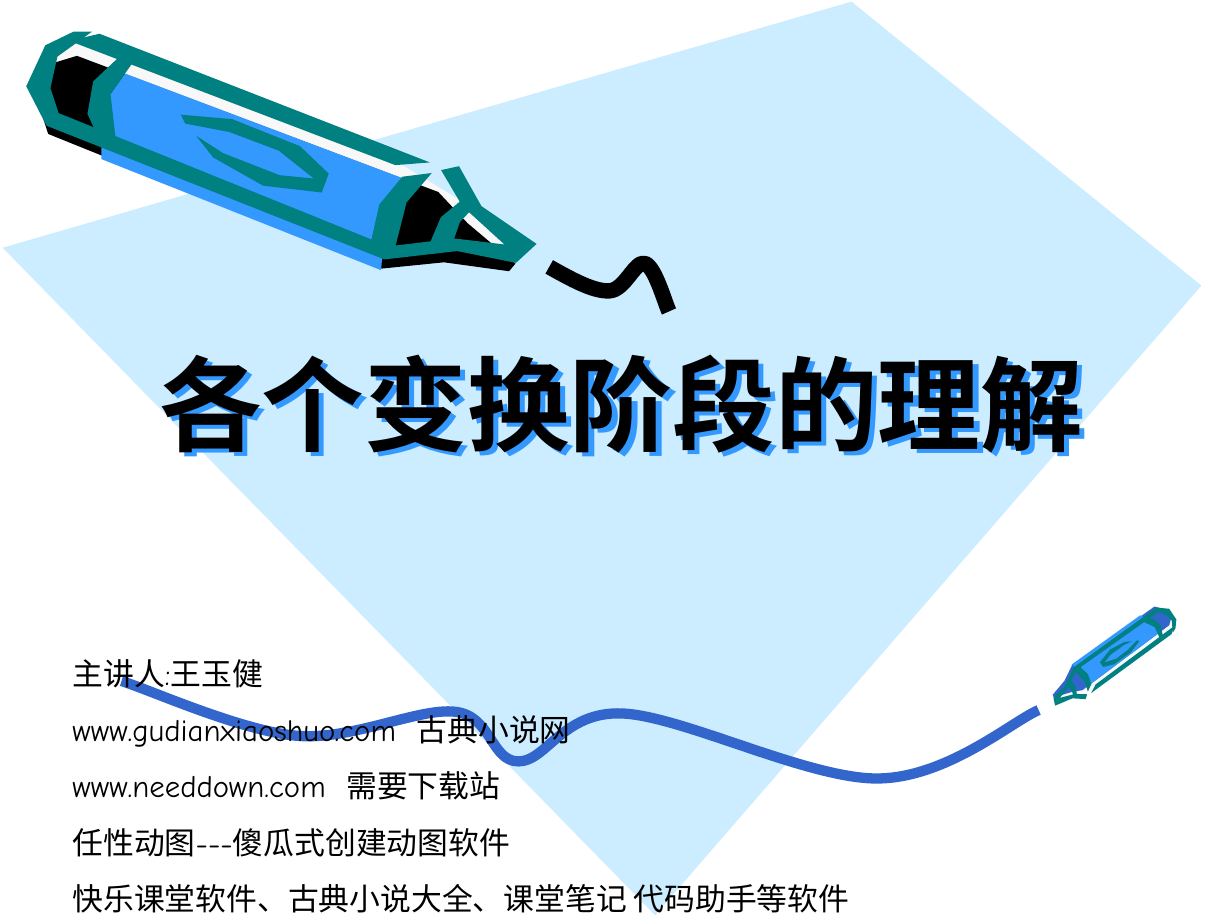
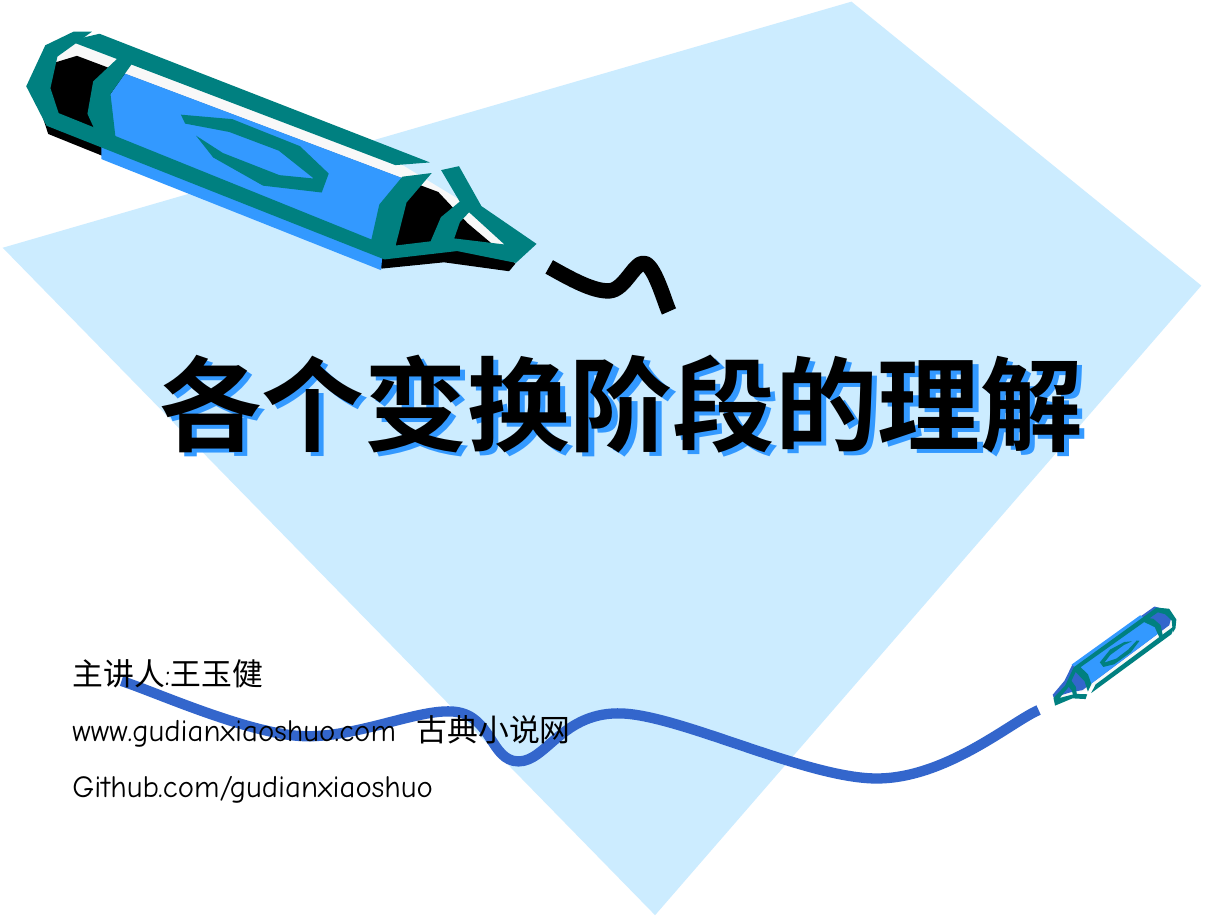
Before and after one commit to gudianxiaoshuo/openglES, a slide deck: slide 1 of PPT/模型转换.ppt. Drawn at 1232x924 pixels with LibreOffice and Linux fonts; fonts in the diff are those of the drawing; background and template pictures are left out. Boxes give left, top, right and bottom in pixels: in the first picture for what was removed or moved away, otherwise in the second. Text is boxed around its words. In the diff, an @@ line names an element or a change of style, - is before the commit and + after.

Commit message:
模型变换PPT

```diff
--- a/PPT/模型转换.ppt
+++ b/PPT/模型转换.ppt
@@ text at [72, 776, 432, 803]: text changed @@
-www.needdown.com 需要下载站
-任性动图---傻瓜式创建动图软件
-快乐课堂软件、古典小说大全、课堂笔记 代码助手等软件
+Github.com/gudianxiaoshuo
```
Also in this commit, not shown: 10 other slides changed, 15 slides added, 70 slides removed.
